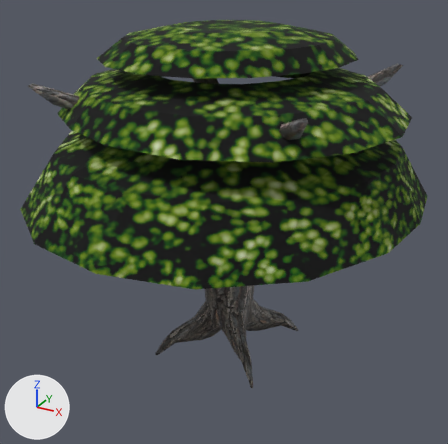
Two versions of the Blender file Deserter/Assets/Mesh/Props/tree00.blend, one commit apart.
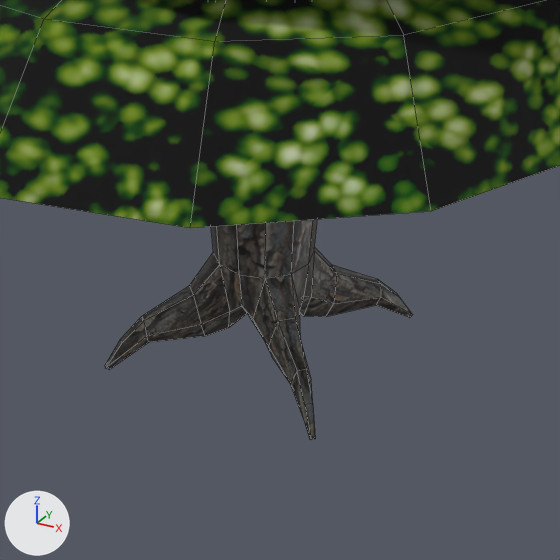
Each version appears first whole from a 50 mm lens placed at (5.42, -10.09, 7.72), pointed at (-0.17, 0.07, 2.64), and next in a close-up on the part from 24% to 82% of the width and 41% to 100% of the height. Lighting does not change. The marker at lower left points along +X, +Y and +Z. The close-ups show mesh edges as thin lines.

In view in the first close-up: 'leaves', 'tree0'.
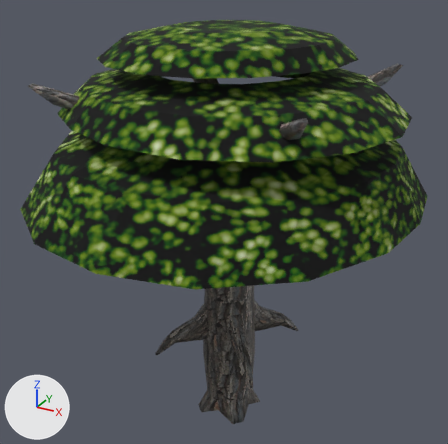
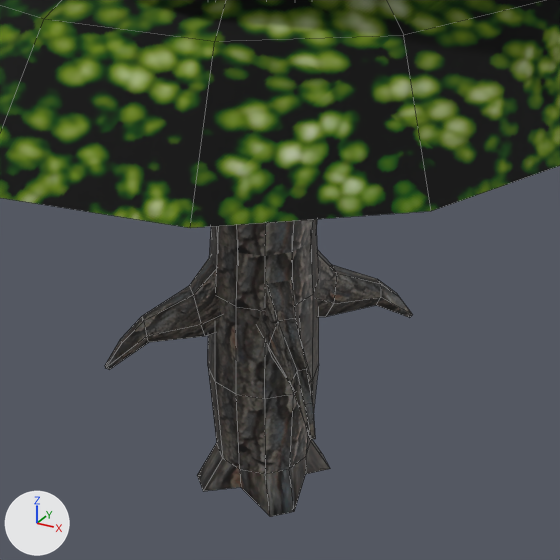
Edits to the bpy script that builds the scene:
```text
Add me_cylinder_001:
    me_cylinder_001.from_pydata(...)  # 132 vertices, 132 faces; spans x -0.6..0.6, y -0.57..0.59, z -1.87..1.86
    me_cylinder_001.polygons.foreach_set('use_smooth', [True] * 132)
    me_cylinder_001.materials.append(mat_matbark)  # picture img_barktex01_png
Add ob_tree1:
    ob_tree1 = bpy.data.objects.new('tree1', me_cylinder_001)
    ob_tree1.location = (0.0, 0.0, 0.0)
```

Changed parts and their boxes [x1, y1, x2, y2] in the close-ups (560 x 560 px):
'tree1', added (black)
    after: [197, 228, 330, 517]
